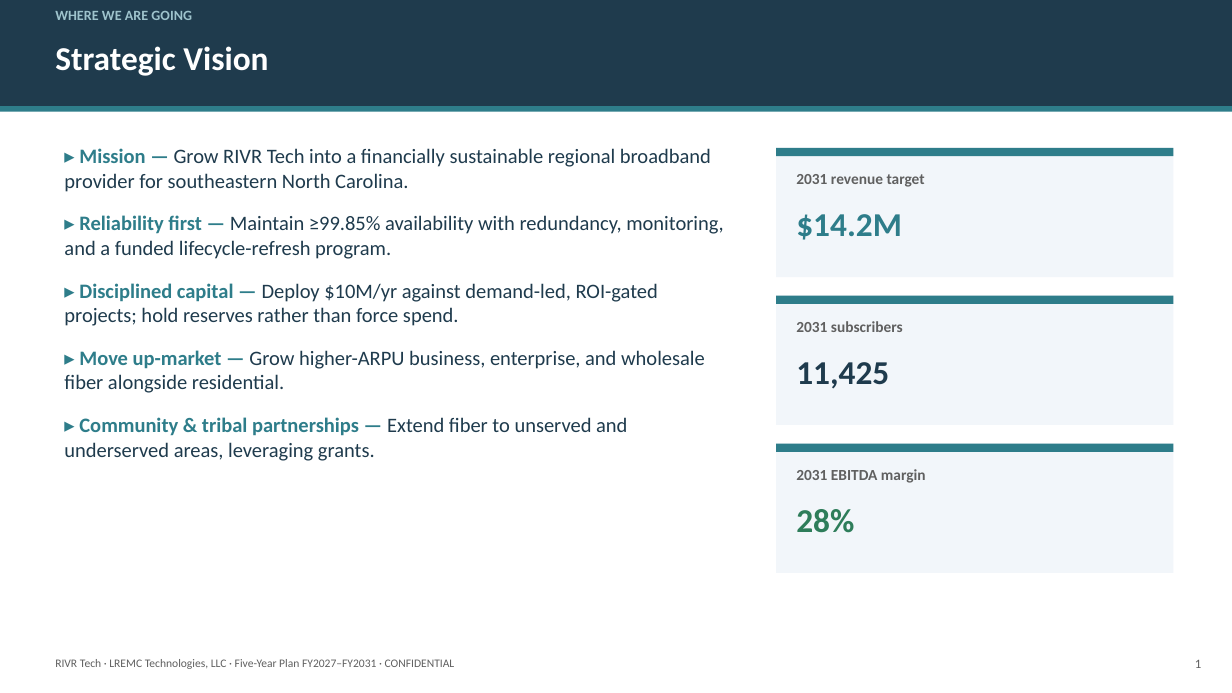
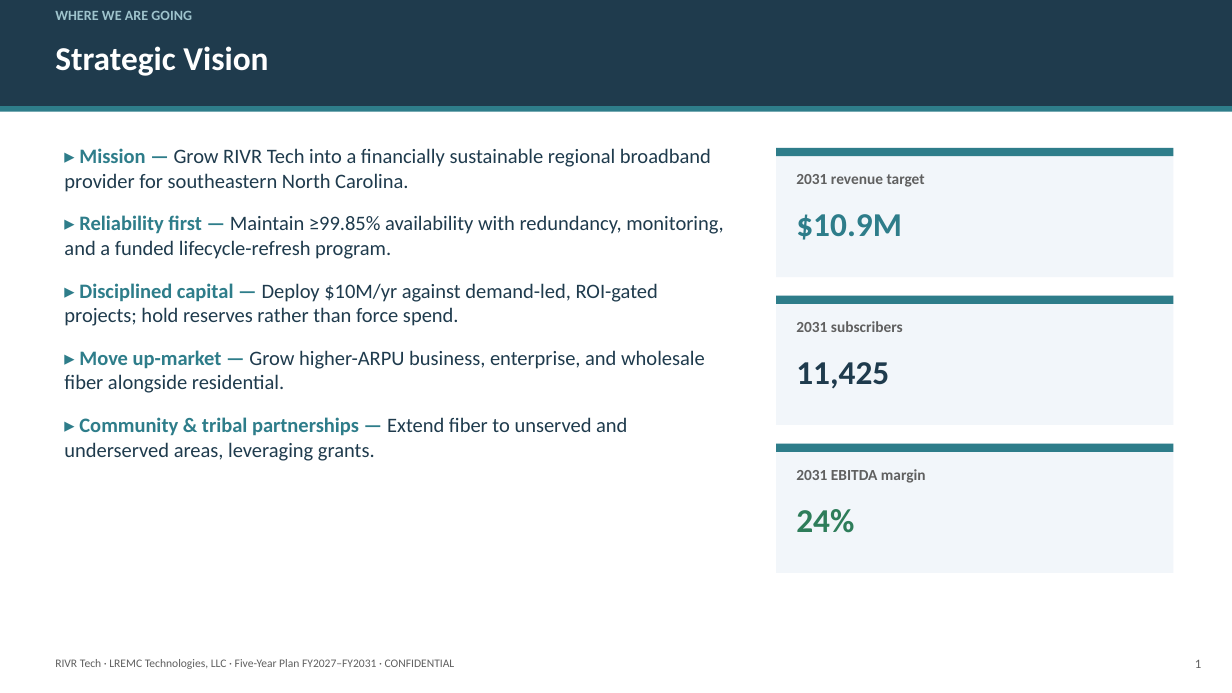
Before and after one commit to dysonjohn2001-sys/claude-skills, a slide deck: slide 2 of rivr-tech-business-plan/RIVR_Tech_Five_Year_Executive_Presentation_2027-2031.pptx. Drawn at 1232x693 pixels with LibreOffice and Linux fonts; fonts in the diff are those of the drawing. Boxes give left, top, right and bottom in pixels: in the first picture for what was removed or moved away, otherwise in the second. Text is boxed around its words. In the diff, an @@ line names an element or a change of style, - is before the commit and + after.

```diff
--- a/rivr-tech-business-plan/RIVR_Tech_Five_Year_Executive_Presentation_2027-2031.pptx
+++ b/rivr-tech-business-plan/RIVR_Tech_Five_Year_Executive_Presentation_2027-2031.pptx
@@ text at (796, 214, 902, 240): text changed @@
-$14.2M
+$10.9M
@@ text at (796, 509, 854, 533): text changed @@
-28%
+24%
```
Also in this commit, not shown: 8 other slides changed, 10 other files.
